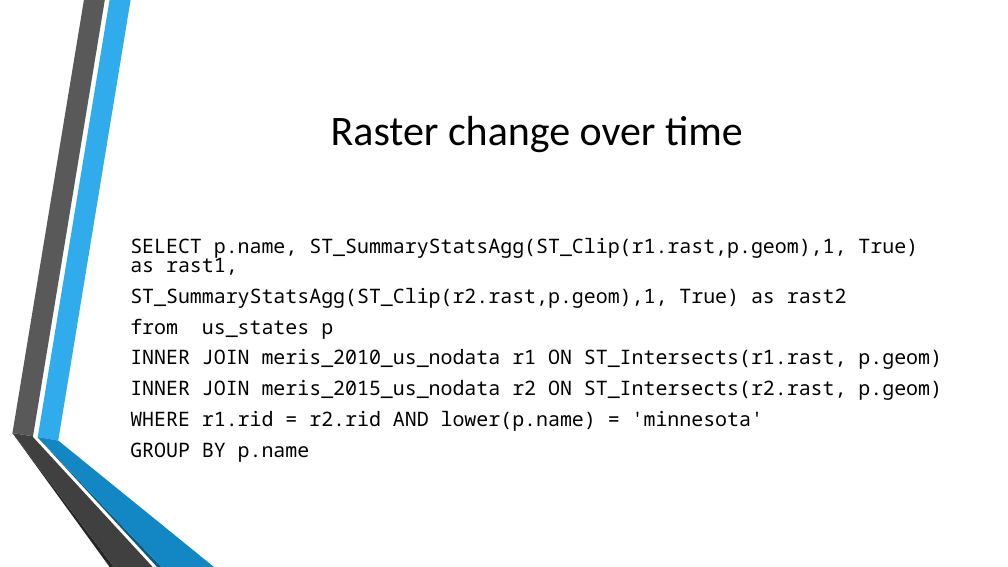
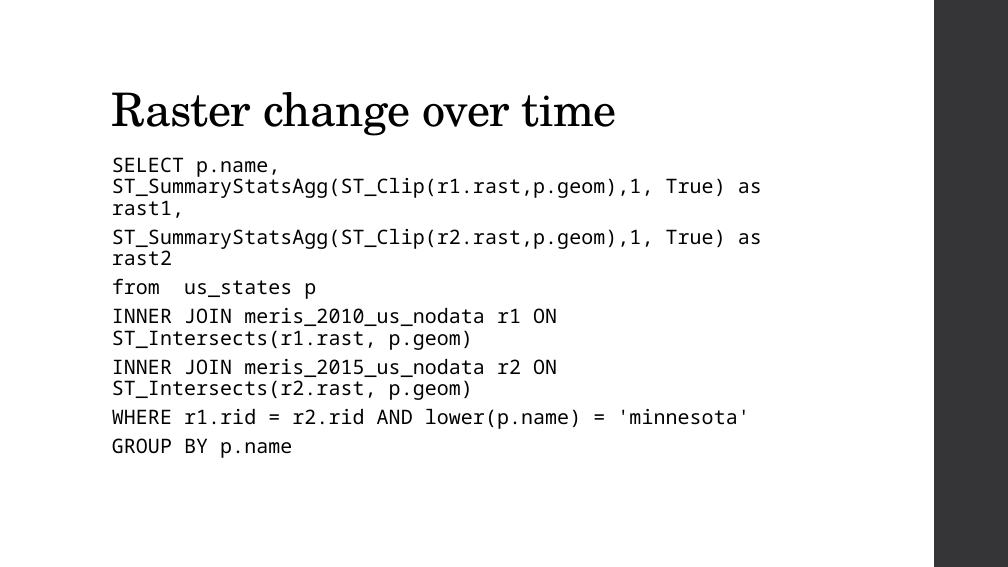
Before and after one commit to MGIS-UMN/GIS5577_week8, a slide deck: slide 21 of Raster_analysis.odp. Drawn at 1008x567 pixels with LibreOffice and Linux fonts; fonts in the diff are those of the drawing; background and template pictures are left out. Boxes give left, top, right and bottom in pixels: in the first picture for what was removed or moved away, otherwise in the second. Text is boxed around its words. In the diff, an @@ line names an element or a change of style, - is before the commit and + after.

```diff
--- a/Raster_analysis.odp
+++ b/Raster_analysis.odp
@@ freeform shape added at (x1=934, y1=0, x2=1008, y2=567), fill #353537 @@
@@ title "Raster change over time" moved from (x1=331, y1=116, x2=743, y2=153) to (x1=112, y1=92, x2=617, y2=136) @@
@@ title "Raster change over time" at (x1=112, y1=92, x2=617, y2=136): size 40 to 44 pt, font Calibri to TeX Gyre Schola, letter spacing 0 to -0.5 pt; alignment centre to left; line spacing 1 to 0.9; vertical alignment middle to bottom @@
@@ text "SELECT p.name, ST_SummaryStatsAgg(ST_Clip(r1.rast,p.geom),1, ..." moved from (x1=130, y1=238, x2=942, y2=462) to (x1=112, y1=157, x2=762, y2=458) @@
@@ text "SELECT p.name, ST_SummaryStatsAgg(ST_Clip(r1.rast,p.geom),1, ..." at (x1=112, y1=157, x2=762, y2=458): letter spacing 0 to 0.1 pt; line spacing 0.8 to 0.9; less space between paragraphs; vertical alignment middle to top @@
@@ group removed at (x1=12, y1=0, x2=214, y2=567): 6 freeform shapes @@
```
Also in this commit, not shown: 22 other slides changed.
